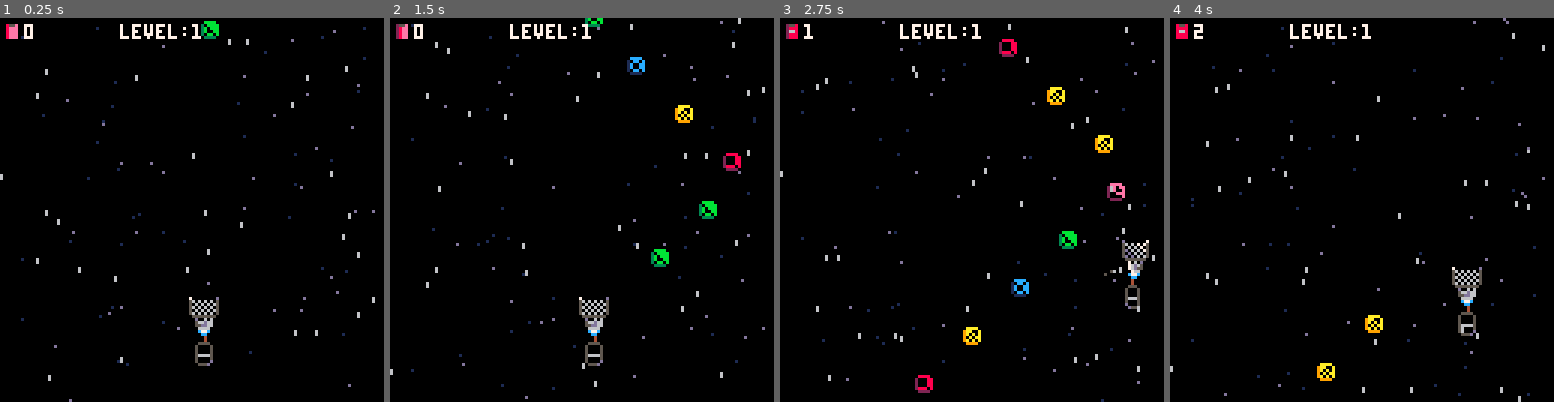
Above: before the commit, frames 1-4 (left to right).
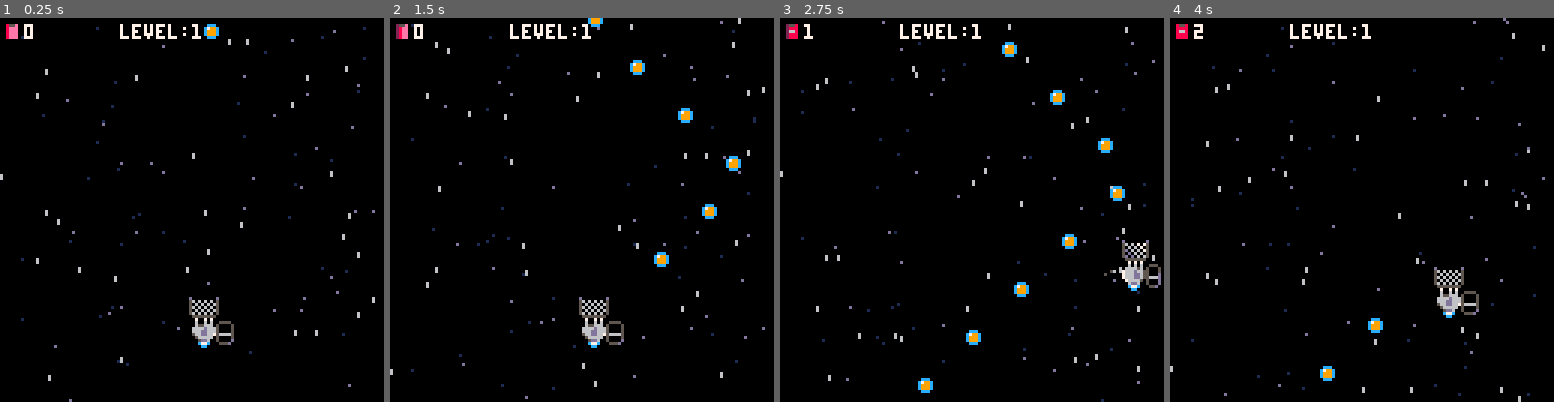
Above: after the commit, the same moments.

Repository: jacobneal65/drop-p8
Game: PICO-8 cartridge drop.p8
The game is run twice, just before and just after one commit, with the same random seed, the same clock (stepped at 60 frames per second) and the same inputs.
Inputs:
- Up to frame 1 (0.25 s): no input
- Up to frame 2 (1.5 s): no input
- Up to frame 3 (2.75 s): hold Right 1.6-2.1 s; hold Up 2.15-2.42 s; hold Right from 2.47 s (still down)
- Up to frame 4 (4 s): release Right at 3.03 s; hold Left 3.08-3.58 s; hold Down 3.63-3.97 s

The runs differ from the first frame. In frame 1, 0.8% of the frame differs, in the area x 49-61%, y 0-91%; in frame 2, 1.6%; in frame 3, 2.0%, in the area x 35-100%, y 5-98%; in frame 4, 1.4%.

Commit message:
more character changes

Diff:
--- a/drop.p8
+++ b/drop.p8
@@ -2,6 +2,7 @@
 version 42
 __lua__
 --comet collection
+--sun chaser
 --by olivander65
 
 function _init()
@@ -95,7 +96,7 @@
 	p_y+=p_dy
 
 	--bounds
-	if (p_x > 120) p_x=120
+	if (p_x > 114) p_x=114
 	if (p_x < 0) p_x=1
 	if (p_y > 120) p_y=120
 	if (p_y < 0) p_y=1
@@ -121,23 +122,23 @@
  tc1=3
  tc2=11
 	for i=1,tank do
-		local _y=p_y+ty+9
+		local _y=p_y+ty+2
 		if i%2==1 then
-			line(p_x+2,_y,p_x+3,_y,tc1)
+			line(p_x+9,_y,p_x+10,_y,tc1)
 			if ty%3>0 then
-				pset(p_x+2+ty%2,_y,tc2)
+				pset(p_x+9+ty%2,_y,tc2)
 			end
 		else
-			line(p_x+4,_y,p_x+5,_y,tc1)
-			pset(p_x+4+ty%2,_y,tc2)
+			line(p_x+11,_y,p_x+12,_y,tc1)
+			pset(p_x+11+ty%2,_y,tc2)
 			ty+=1
 		end
 	end
 	--plyr
 	spr(p_spr,p_x,p_y,1,1,p_flp)
 	--storage
-	spr(p_spr+16,p_x,p_y+8,1,1,p_flp)
-	--basket
+	spr(p_spr+16,p_x+7,p_y+1,1,1)
+	--catcher
 	spr(b_spr,p_x-4,p_y-8,2,1,p_flp)
 
 	if p_l then
@@ -153,13 +154,17 @@
 	else
 
 	end
+
 	--flame
 	f_sprs={5,6,7,6,5}
-	spr(get_frame(f_sprs,1),t_px,t_py)
+	spr(get_frame(f_sprs,1),t_px,t_py+8)
 
 	--trash
-	for trash in all(trashs) do
-		spr(trash.sprite,trash.x,trash.y)
+	for t in all(trashs) do
+--		spr(trash.sprite,trash.x,trash.y)
+	circfill(t.x+4,t.y+4,2,12)
+	rectfill(t.x+3,t.y+3,t.x+5,t.y+5,9)
+	pset(t.x+3,t.y+3,7)
 	end
 
 	spr(get_frame(ss_ani,2),0,0)
@@ -456,22 +461,22 @@
 
 
 __gfx__
-0000000000000000000000000d0060600d06070000000000000000000000000000000000000000000d0000d00000000000000000000000000000000000000000
-00000000000700000000d0000566d660056d67000000000000000000000000000000000000000000056006500000000000000000000000000000000000000000
-007007000005606060605000055dd660055d67000000000000000000000000000000000000000000065665600000000000000000000000000000000000000000
-00077000000506060606500000666600006670000000000000000000000000000000000000000000006cc6000000000000000000000000000000000000000000
-00077000000560606060500000004000000400000007700000c77c000007700000c77c0000000000006dd6000000000000000000000000000000000000000000
-007007000005060606065000000040000000400000000000000cc000000cc00000c77c0000000000000660000000000000000000000000000000000000000000
-00000000000560606060500000004000000040000000000000000000000cc000000cc00000000000065665600000000000000000000000000000000000000000
-00000000000055555555000000004000000040000000000000000000000000000000000000000000050000500000000000000000000000000000000000000000
-00000000000000000000000000555500000555000000000000000000000000000000000000000000000000000000000000000000000000000000000000000000
-0000000000070000000d000005000050005000500000000000000000000000000000000000000000000000000000000000000000000000000000000000000000
-000000000005707060650000050000500050005000000000008558000025580000255e0000255e0000855e0000e55e0000e5580000e5520000e5520000855200
-000000000005070606050000050000500050005000000000008888000028880000288e000028ee00008eee0000eeee0000eee80000ee820000e8820000888200
-000000000005706060d50000056666500056665000000000008668000026680000268e000028ee00008eee0000eeee0000eee80000ee820000e8620000866200
-00000000000506060d050000050000500050005000000000008888000028880000288e000028ee00008eee0000eeee0000eee80000ee820000e8820000888200
-0000000000056060d0d50000050000d0005000d000000000008888000028880000288e000028ee00008eee0000eeee0000eee80000ee820000e8820000888200
-00000000000055555550000000555d0000055d000000000000000000000000000000000000000000000000000000000000000000000000000000000000000000
+00000000000000000000000007007070070707000007700000c77c000007700000c77c00000000000d0000d00000000000000000000000000000000000000000
+00000000000d00000000d000060060600606060000000000000cc000000cc00000c77c0000000000056006500000000000000000000000000000000000000000
+00700700000560606060500006556660065666600000000000000000000cc000000cc00000000000065665600000000000000000000000000000000000000000
+0007700000050606060650006666d666566d66670000000000000000000000000000000000000000006cc6000000000000000000000000000000000000000000
+000770000005606060605000666dd66656dd66670000000000000000000000000000000000000000006dd6000000000000000000000000000000000000000000
+007007000005060606065000566dd66756dd66670000000000000000000000000000000000000000000660000000000000000000000000000000000000000000
+00000000000560606060500005666660056666700000000000000000000000000000000000000000065665600000000000000000000000000000000000000000
+000000000000555555550000005dd600006dd6000000000000000000000000000000000000000000050000500000000000000000000000000000000000000000
+00000000000000000000000000555500005550000055500000000000000000000000000000000000000000000000000000000000000000000000000000000000
+00000000000d0000000d000005000050050005000500050000000000000000000000000000000000000000000000000000000000000000000000000000000000
+000000000005707060650000050000500500050005000500008558000025580000255e0000255e0000855e0000e55e0000e5580000e5520000e5520000855200
+0000000000050706060500000500005005000d000d000500008888000028880000288e000028ee00008eee0000eeee0000eee80000ee820000e8820000888200
+000000000005706060d500000566665005666d000d666500008668000026680000268e000028ee00008eee0000eeee0000eee80000ee820000e8620000866200
+00000000000506060d0500000500005005000d000d000500008888000028880000288e000028ee00008eee0000eeee0000eee80000ee820000e8820000888200
+0000000000056060d0d50000050000d005000d000d000500008888000028880000288e000028ee00008eee0000eeee0000eee80000ee820000e8820000888200
+00000000000055555550000000555d000055d00000d5500000000000000000000000000000000000000000000000000000000000000000000000000000000000
 0000000000000000000000000d0660d005060d000000000000000000000000000000000000000000000000000000000000000000000000000000000000000000
 000000000000000000000000065cc560055c56000000000000000000000000000000000000000000000000000000000000000000000000000000000000000000
 000000000000000000000000006dd600006d60000000000000000000000000000000000000000000000000000000000000000000000000000000000000000000
